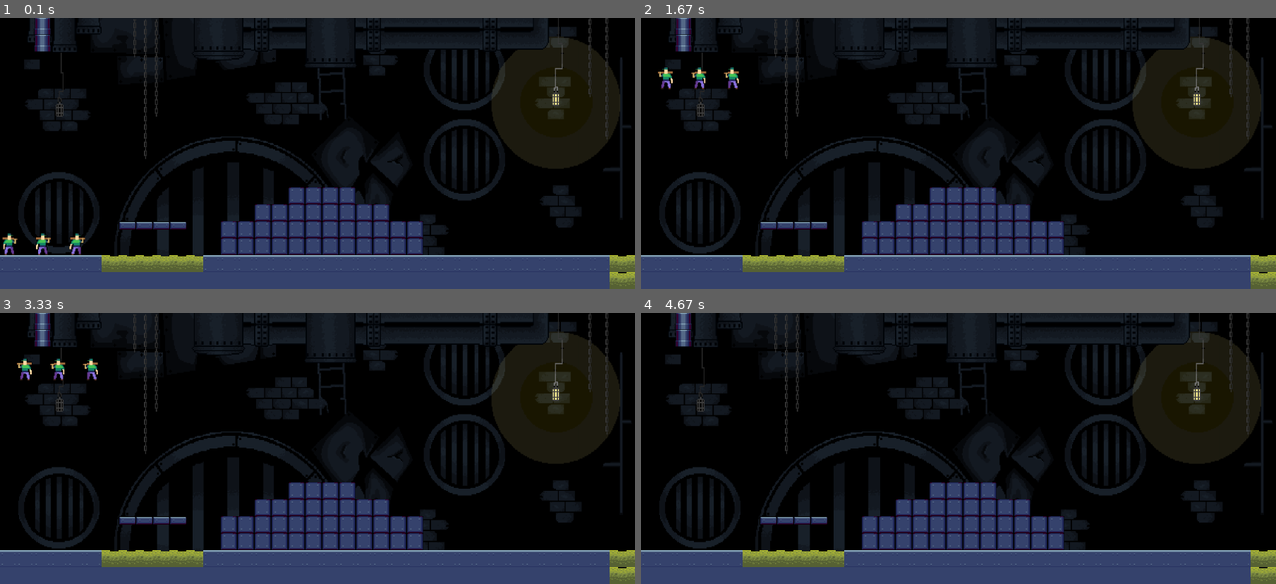
Above: before the commit, frames 1-4 (two rows, left to right).
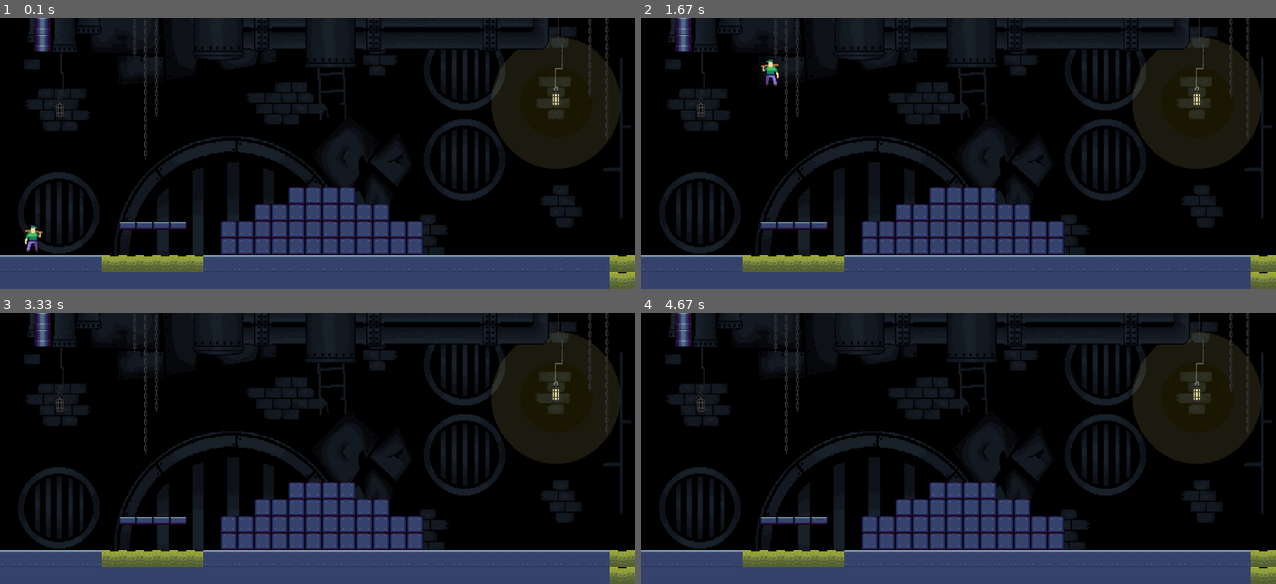
Above: after the commit, the same moments.

Repository: Labourguignonn/JOGO-IP
Game: pygame game, started from world.py
Two runs of this game, one before a commit and one after it. Both use one fixed random seed, a clock stepped at 60 frames per second and the inputs below.
Inputs:
- Up to frame 1 (0.1 s): no input
- Up to frame 2 (1.67 s): hold Right 0.33-0.8 s; hold Up 0.83-1.13 s; hold Right 1.17-1.63 s
- Up to frame 3 (3.33 s): hold Left 1.67-2.2 s
- Up to frame 4 (4.67 s): no input

The runs differ from the first frame. In frame 1, 0.5% of the frame differs, in the area x 0-14%, y 76-88%; in frame 2, 0.5%, in the area x 2-22%, y 15-27%; in frame 3, 0.3%; in frame 4, nothing differs.

Commit message:
modified:   personagem/Attack/0.png 	modified:   personagem/Attack/1.png 	modified:   personagem/Attack/2.png 	modified:   personagem/Attack/3.png 	modified:   personagem/Attack/4.png 	modified:   personagem/Attack/5.png 	deleted:    personagem/Attack/6.png 	modified:   personagem/Death/0.png 	modified:   personagem/Death/1.png 	modified:   personagem/Death/2.png 	modified:   personagem/Death/3.png 	modified:   personagem/Death/4.png 	modified:   personagem/Death/5.png 	deleted:    personagem/Death/6.png 	modified:   personagem/Hurt/0.png 	modified:   personagem/Hurt/1.png 	deleted:    personagem/Hurt/2.png 	modified:   personagem/Idle/0.png 	modified:   personagem/Idle/1.png 	modified:   personagem/Idle/2.png 	modified:   personagem/Idle/3.png 	deleted:    personagem/Idle/4.png 	modified:   personagem/Walk/0.png 	modified:   personagem/Walk/1.png 	modified:   personagem/Walk/2.png 	modified:   personagem/Walk/3.png 	modified:   personagem/Walk/4.png 	modified:   personagem/Walk/5.png 	deleted:    personagem/Walk/6.png 	modified:   world.py

Diff:
--- a/world.py
+++ b/world.py
@@ -97,7 +97,7 @@
                     if tile == 7 or tile == 8:
                         pass #inimigos
                     if tile == 6:
-                        player = Jogador('player', x * tamanho, y *tamanho,PLAYER_VEL,1.65)#tamanhos do personagem(Lucas)
+                        player = Jogador('player', x * tamanho, y *tamanho,PLAYER_VEL,2.00)#tamanhos do personagem(Lucas)
 
         return player
     def draw(self):
@@ -133,7 +133,7 @@
         self.update_time = pygame.time.get_ticks()
 
 ###CARREGAR IMAGENS DO PERSONAGEM#######
-        animações_personagem = ['Idle', 'Walk', 'Attack', 'Death']
+        animações_personagem = ['Idle', 'Walk', 'Attack', 'Death', 'Hurt']
         for animation in animações_personagem:
             #reset temporary list of images
             temp_list = []
Binary file changed: personagem/Attack/0.png
Binary file changed: personagem/Attack/1.png
Binary file changed: personagem/Attack/2.png
Binary file changed: personagem/Attack/3.png
Binary file changed: personagem/Attack/4.png
Binary file changed: personagem/Attack/5.png
Binary file removed: personagem/Attack/6.png
Binary file changed: personagem/Death/0.png
Binary file changed: personagem/Death/1.png
Binary file changed: personagem/Death/2.png
Binary file changed: personagem/Death/3.png
Binary file changed: personagem/Death/4.png
(and 17 more such lines)
